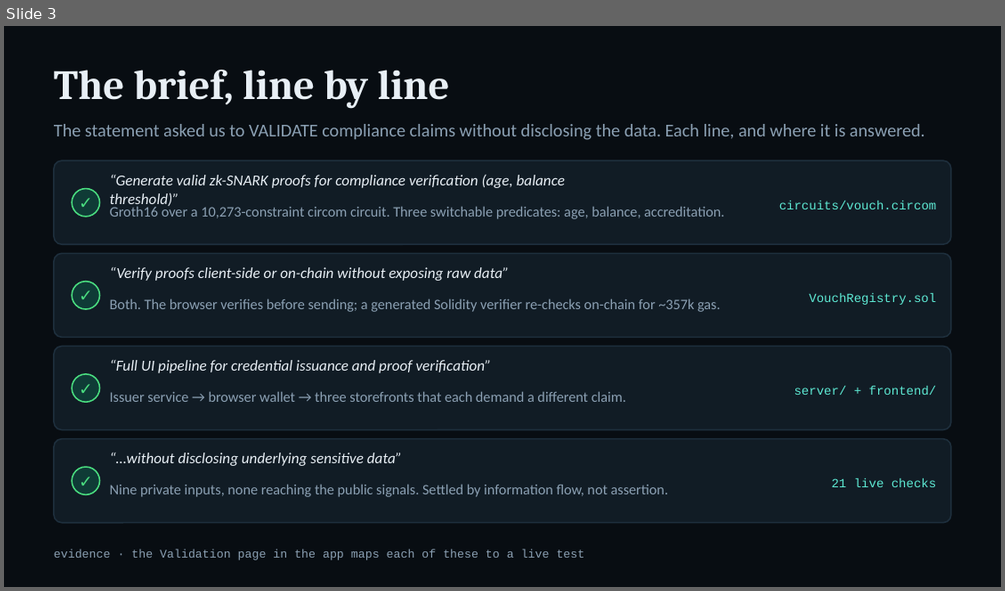
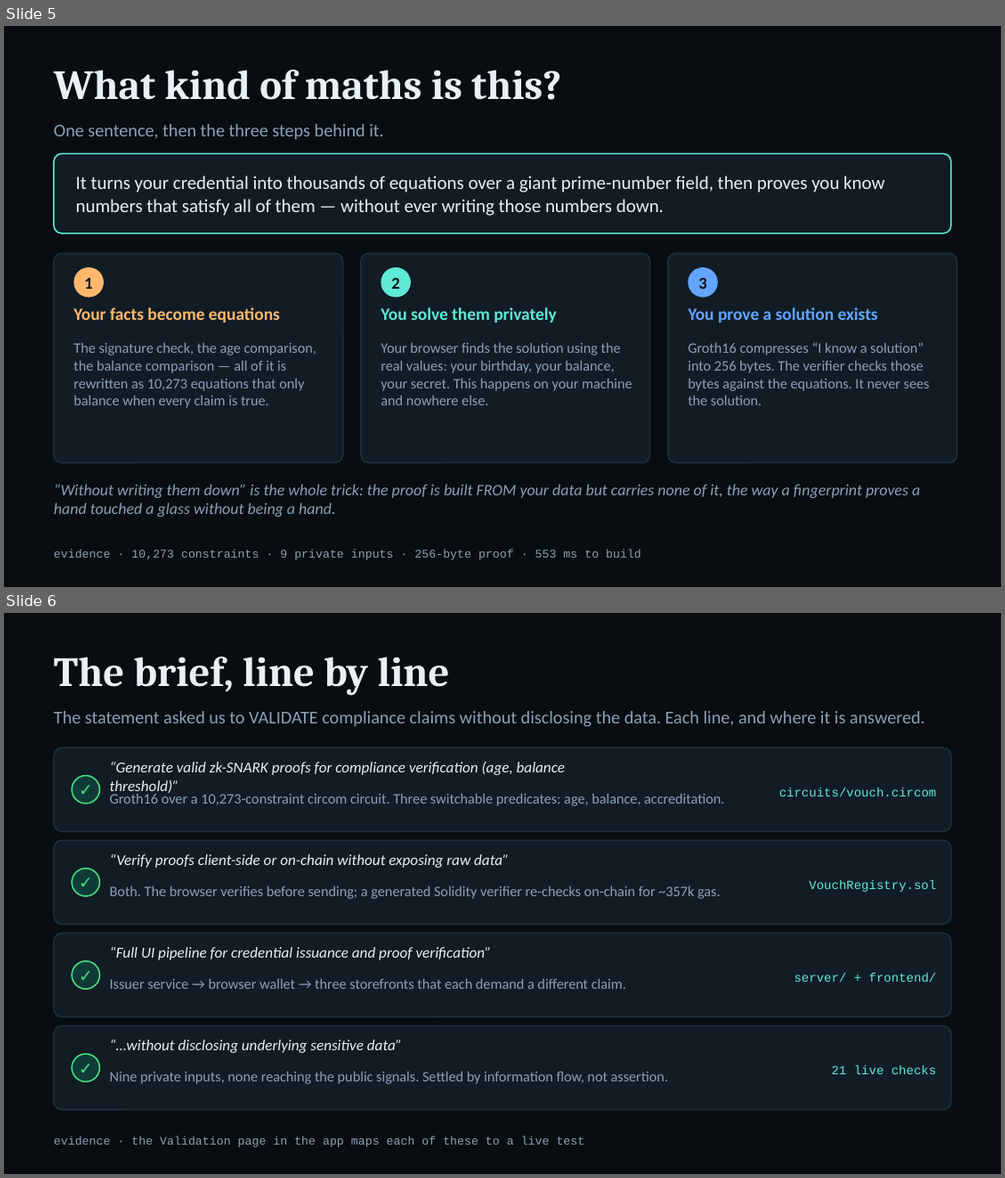
Before and after one commit to devkancheti4-design/vouch-zk-identity, a slide deck: deck/VOUCH.pptx. Shown one above the other, each under a label of ours: slide 3 before the commit, slides 5 and 6 after it. The pictures are 1005x591 and 1005x1178 pixels, drawn with LibreOffice and Linux fonts; fonts in the diff are those of the drawing. Boxes give left, top, right and bottom in pixels: in the first picture for what was removed or moved away, otherwise in the second. Text is boxed around its words. In the diff, an @@ line names an element or a change of style, - is before the commit and + after.

```diff
--- a/deck/VOUCH.pptx
+++ b/deck/VOUCH.pptx
@@ slide 5 added at (4, 26, 1001, 587), background #080D12 @@
@@ text added at (54, 70, 561, 100), 30 pt, text #E8EFF5, bold @@
+What kind of maths is this?
@@ text added at (54, 124, 383, 139), 13 pt, text #8BA0B3 @@
+One sentence, then the three steps behind it.
@@ rounded rectangle added at (54, 153, 951, 233), fill #111C25, outline #5EEAD4 1 pt @@
@@ text added at (76, 176, 884, 216), 13.5 pt, text #E8EFF5 @@
+It turns your credential into thousands of equations over a giant prime-number field, then proves you know numbers that satisfy all of them — without ever writing those numbers down.
@@ rounded rectangle added at (54, 253, 343, 463), fill #111C25, outline #1E2F3D 1 pt @@
@@ rounded rectangle added at (361, 253, 650, 463), fill #111C25, outline #1E2F3D 1 pt @@
@@ rounded rectangle added at (668, 253, 957, 463), fill #111C25, outline #1E2F3D 1 pt @@
@@ ellipse added at (73, 267, 104, 297), fill #FFB86B @@
@@ text added at (84, 278, 92, 289), 12 pt, text #06131A, bold @@
+1
@@ ellipse added at (380, 267, 411, 297), fill #5EEAD4 @@
@@ text added at (391, 278, 399, 289), 12 pt, text #06131A, bold @@
+2
@@ ellipse added at (688, 267, 718, 297), fill #63A4FF @@
@@ text added at (698, 278, 706, 289), 12 pt, text #06131A, bold @@
+3
@@ text added at (73, 307, 280, 322), 12.5 pt, text #FFB86B, bold @@
+Your facts become equations
@@ text added at (380, 307, 557, 322), 12.5 pt, text #5EEAD4, bold @@
+You solve them privately
@@ text added at (688, 307, 878, 322), 12.5 pt, text #63A4FF, bold @@
+You prove a solution exists
@@ text added at (73, 342, 316, 408), 10.5 pt, text #8BA0B3 @@
+The signature check, the age comparison, the balance comparison — all of it is rewritten as 10,273 equations that only balance when every claim is true.
@@ text added at (380, 342, 631, 405), 10.5 pt, text #8BA0B3 @@
+Your browser finds the solution using the real values: your birthday, your balance, your secret. This happens on your machine and nowhere else.
@@ text added at (688, 342, 930, 405), 10.5 pt, text #8BA0B3 @@
+Groth16 compresses “I know a solution” into 256 bytes. The verifier checks those bytes against the equations. It never sees the solution.
@@ text added at (54, 483, 920, 516), 11.5 pt, text #8BA0B3, italic @@
+“Without writing them down” is the whole trick: the proof is built FROM your data but carries none of it, the way a fingerprint proves a hand touched a glass without being a hand.
@@ text added at (54, 549, 641, 560), 8.5 pt, text #8BA0B3 @@
+evidence · 10,273 constraints · 9 private inputs · 256-byte proof · 553 ms to build
@@ what was slide 3 is now slide 6 @@
```
Also in this commit, not shown: 2 other slides added, 1 other file.
